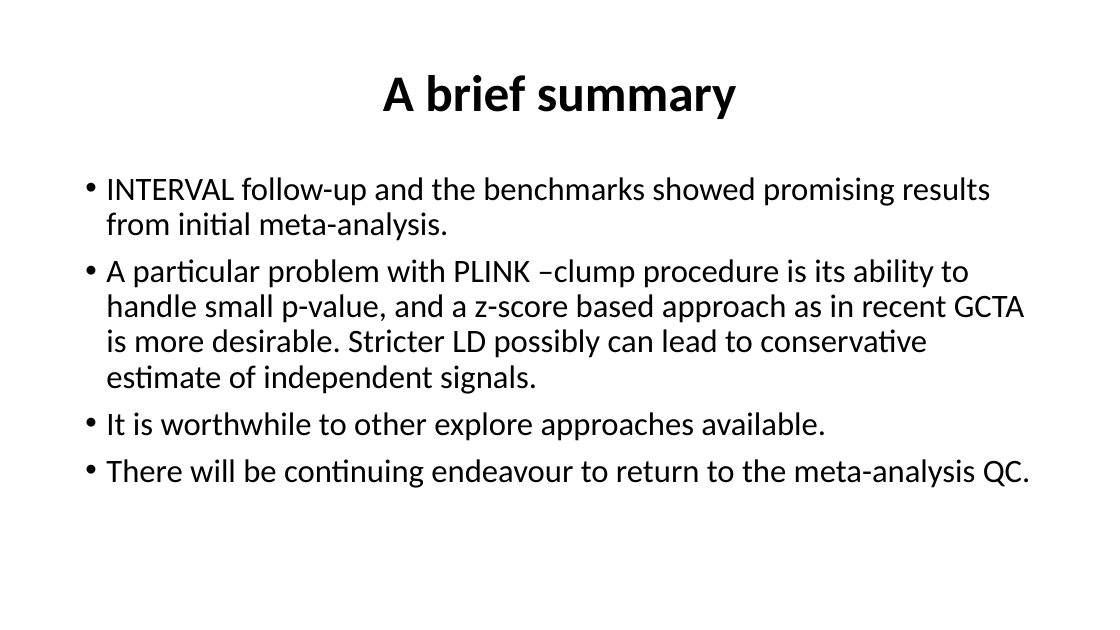
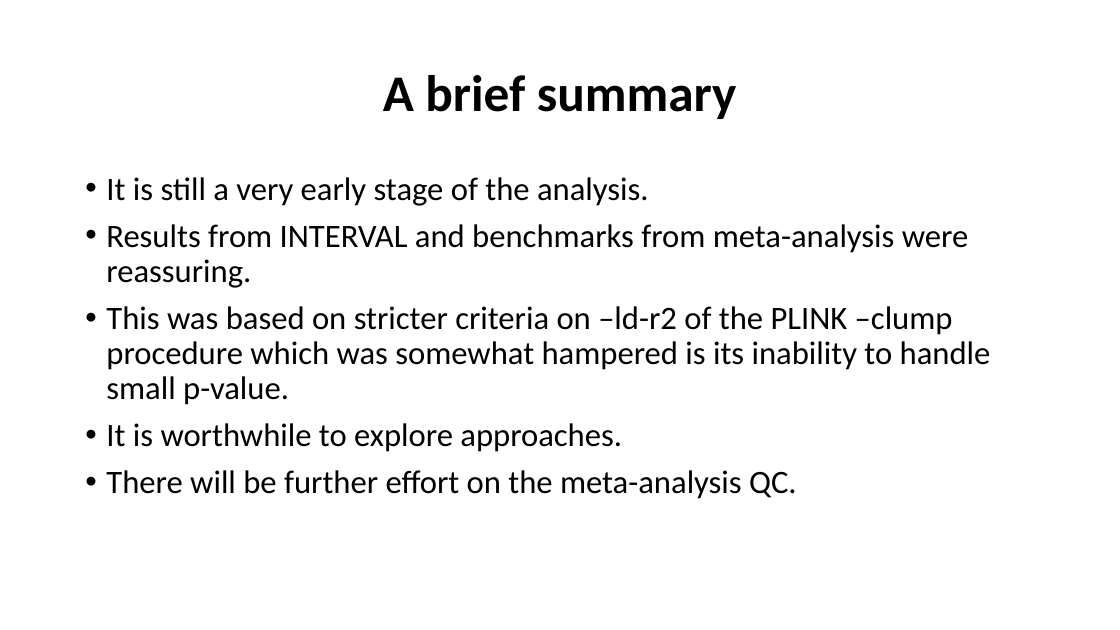
Before and after one commit to jinghuazhao/INF, a slide deck: slide 9 of doc/SCALLOP_INF1-291118.pptx. Drawn at 1120x630 pixels with LibreOffice and Linux fonts; fonts in the diff are those of the drawing. Boxes give left, top, right and bottom in pixels: in the first picture for what was removed or moved away, otherwise in the second. Text is boxed around its words. In the diff, an @@ line names an element or a change of style, - is before the commit and + after.

```diff
--- a/doc/SCALLOP_INF1-291118.pptx
+++ b/doc/SCALLOP_INF1-291118.pptx
@@ text at (106,177,991,499): text changed @@
-• INTERVAL follow-up and the benchmarks showed promising results from initial meta-analysis.
-• A particular problem with PLINK –clump procedure is its ability to handle small p-value, and a z-score based approach as in recent GCTA is more desirable. Stricter LD possibly can lead to conservative estimate of independent signals.
-• It is worthwhile to other explore approaches available.
-• There will be continuing endeavour to return to the meta-analysis QC.
+• It is still a very early stage of the analysis.
+• Results from INTERVAL and benchmarks from meta-analysis were reassuring.
+• This was based on stricter criteria on –ld-r2 of the PLINK –clump procedure which was somewhat hampered is its inability to handle small p-value.
+• It is worthwhile to explore approaches.
+• There will be further effort on the meta-analysis QC.
```
Also in this commit, not shown: 3 other slides changed.
